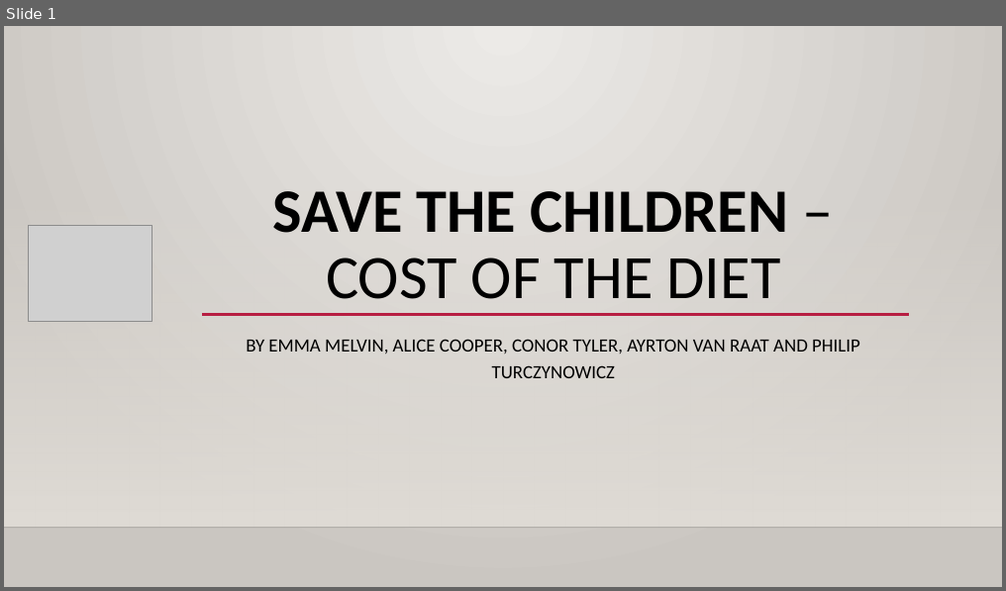
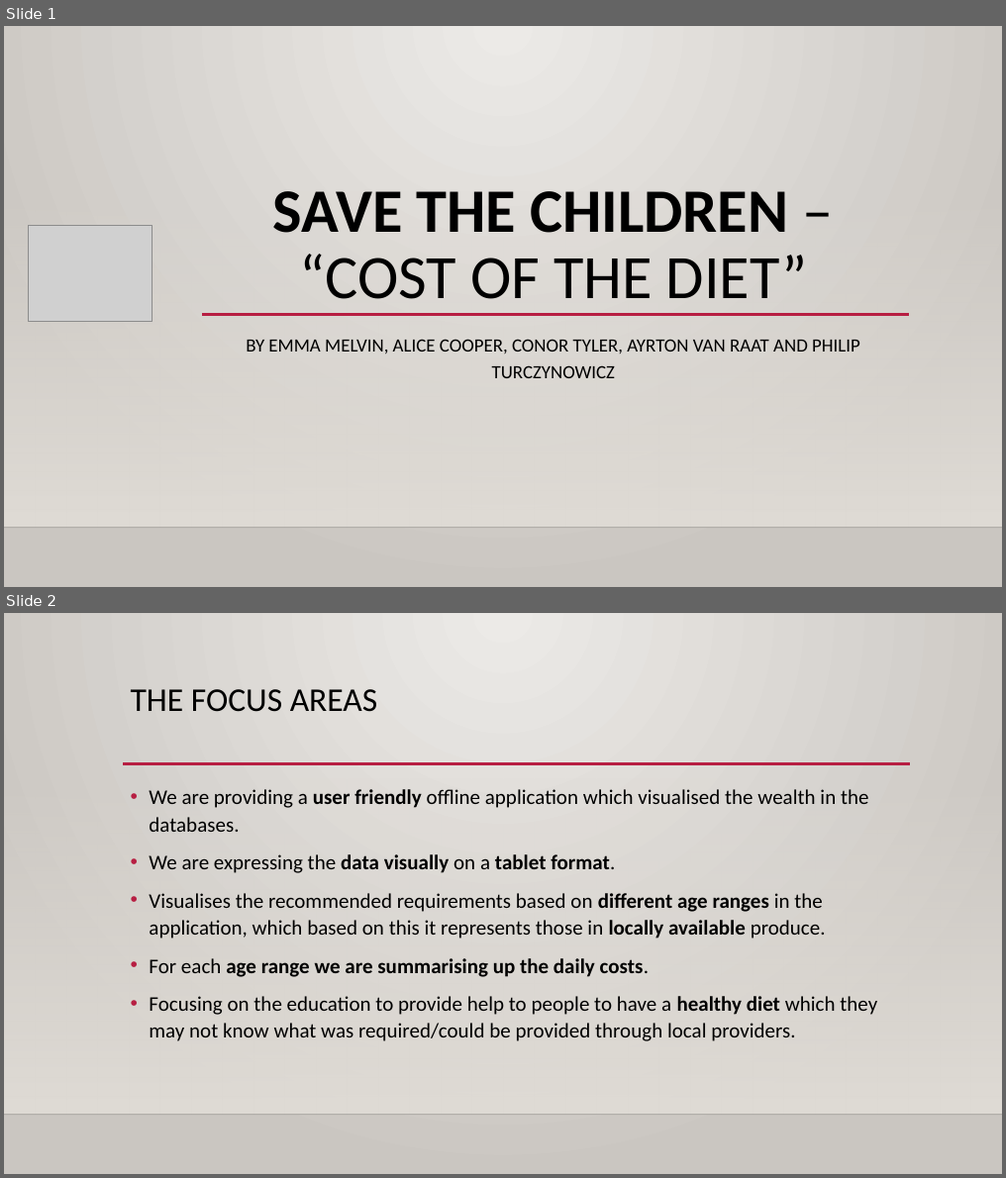
Before and after one commit to bournemouth2016/team-5, a slide deck: assets/Save the children – cost of the diet.pptx. Shown one above the other, each under a label of ours: slide 1 before the commit, slides 1 and 2 after it. The pictures are 1006x591 and 1006x1178 pixels, drawn with LibreOffice and Linux fonts; fonts in the diff are those of the drawing; grey boxes stand for pictures; background and template pictures are left out. Boxes give left, top, right and bottom in pixels: in the first picture for what was removed or moved away, otherwise in the second. Text is boxed around its words. In the diff, an @@ line names an element or a change of style, - is before the commit and + after.

```diff
--- a/assets/Save the children – cost of the diet.pptx
+++ b/assets/Save the children – cost of the diet.pptx
@@ slide 2 added at box(4, 613, 1002, 1174), background gradient #ECEAE7 to #CAC7C1; not listed: 2 template elements that a slide beside it also shows @@
@@ title added at box(131, 689, 378, 712), 32 pt, text #000000 @@
+THE FOCUS AREAS
@@ line added from (123, 764) to (910, 764), #B71E42 2.5 pt @@
@@ text added at box(149, 789, 877, 1042), 20 pt, text #000000 @@
+• We are providing a user friendly offline application which visualised the wealth in the databases.
+• We are expressing the data visually on a tablet format.
+• Visualises the recommended requirements based on different age ranges in the application, which based on this it represents those in locally available produce.
+• For each age range we are summarising up the daily costs.
+• Focusing on the education to provide help to people to have a healthy diet which they may not know what was required/could be provided through local providers.
@@ slide 1 changed as well @@
@@ title at box(273, 191, 807, 299): text changed; bold off @@
-SAVE THE CHILDREN – COST OF THE DIET
+SAVE THE CHILDREN – “COST OF THE DIET”
```
Also in this commit, not shown: 2 other slides changed, 1 other slide added, 1 slide removed.
